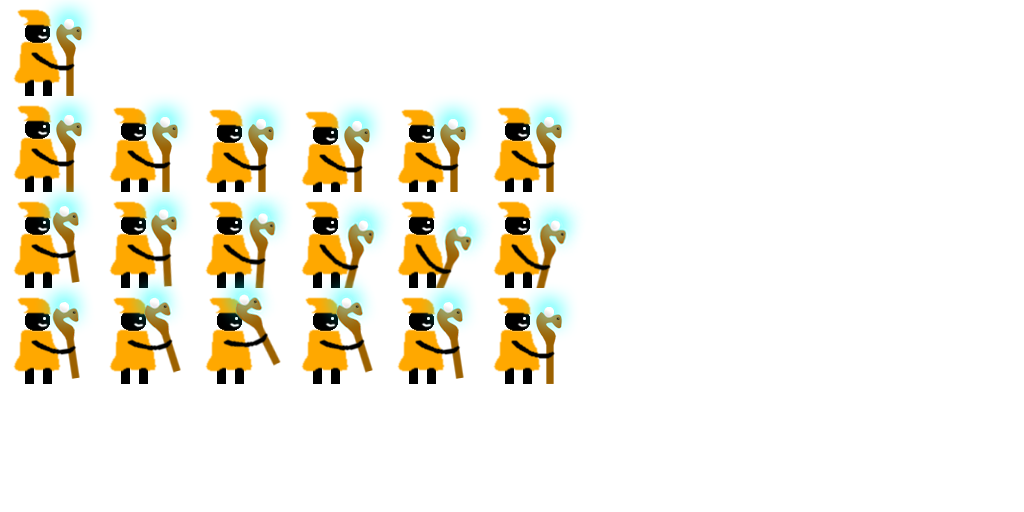
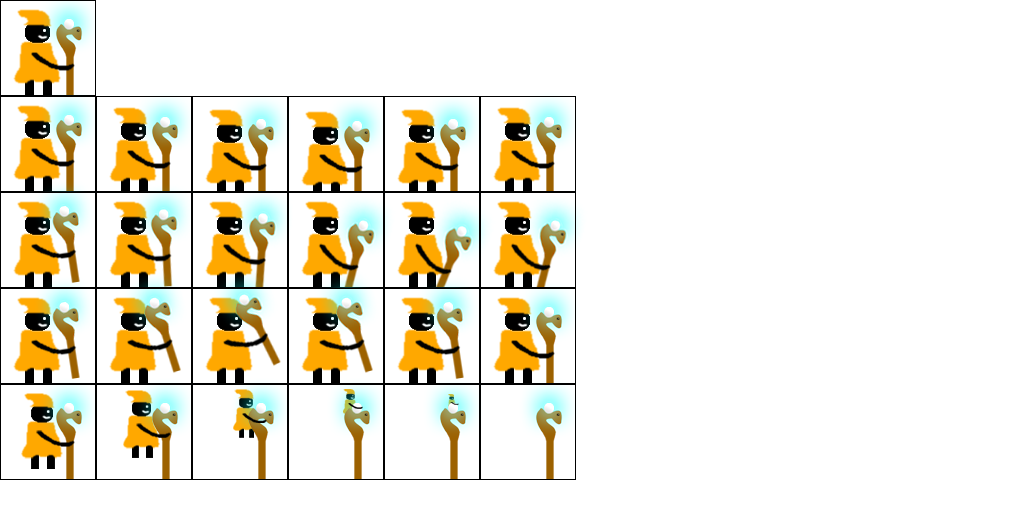
Layers edited between the first and the second (1024, 512) image:
showed "Layer 36" over [0, 192, 96, 288]
showed "Layer 43" over [96, 192, 192, 288]
showed "Layer 50" over [192, 192, 288, 288]
showed "Layer 71 copy" over [384, 288, 480, 384]
showed "Layer 71" over [0, 288, 96, 384]
showed "Layer 78 copy" over [288, 288, 384, 384]
showed "Layer 78" over [96, 288, 192, 384]
showed "Layer 85" over [192, 288, 288, 384]
showed "Layer 57 copy" over [480, 192, 576, 288]
showed "Layer 57" over [288, 192, 384, 288]
showed "Layer 64" over [384, 192, 480, 288]
showed "Layer 15 copy" over [480, 96, 576, 192]
showed "Layer 15" over [96, 96, 192, 192]
showed "Layer 22 copy" over [384, 96, 480, 192]
showed "Layer 22" over [192, 96, 288, 192]
showed "Layer 29" over [288, 96, 384, 192]
showed "Layer 8 copy" over [0, 96, 96, 192]
showed "Layer 8 copy 2" over [480, 288, 576, 384]
added layer "Layer 99" above "Layer 106" over [96, 384, 192, 480]
added layer "Layer 106" above "Layer 113" over [192, 384, 288, 480]
added layer "Layer 113" above "Layer 120" over [288, 384, 384, 480]
added layer "Layer 120" above "Layer 127" over [384, 384, 480, 480]
added layer "Layer 127" above "die6" over [480, 384, 576, 480]
added layer "Layer 92" above "die1" over [0, 384, 96, 480]
…and 7 more changes (6 added, 1 visibility)
